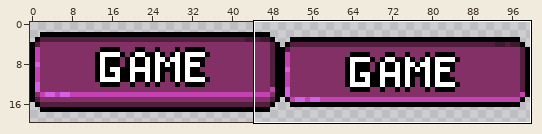
File history of a sprite sheet, Assets/Sprites/UI/Buttons/GameButton-Sheet.png. The picture above shows the old version from afar; the outline marks the close-up.
Close-up. Before:
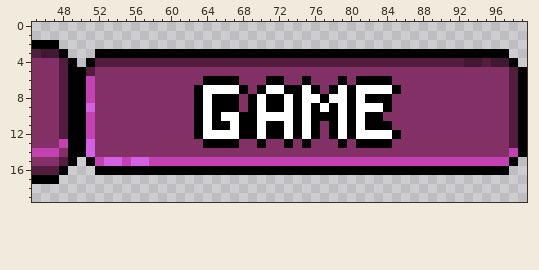
The file is 100x20 pixels. Shown: x 45..99, y 0..19.
And afterwards:
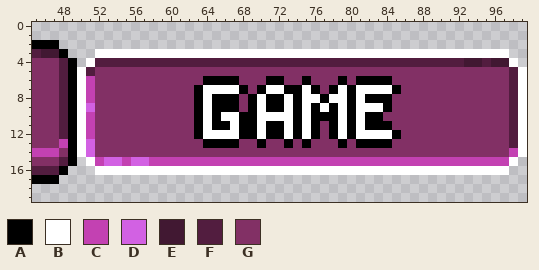
Palette (. is transparent): A #000000  B #ffffff  C #c341b2  D #d261e3  E #411832  F #521d3f  G #823065
Edits made:
Colour B replaces colour A in row 3 at x 52 to 97; in row 4 at x 51 and 98; in rows 5 to 14 at x 50 and 99; in row 15 at x 51 and 98; in row 16 at x 52 to 97.
Changed places in both close-ups, as pixel boxes (x1, y1, x2, y2):
changed: (77, 49, 527, 175)
